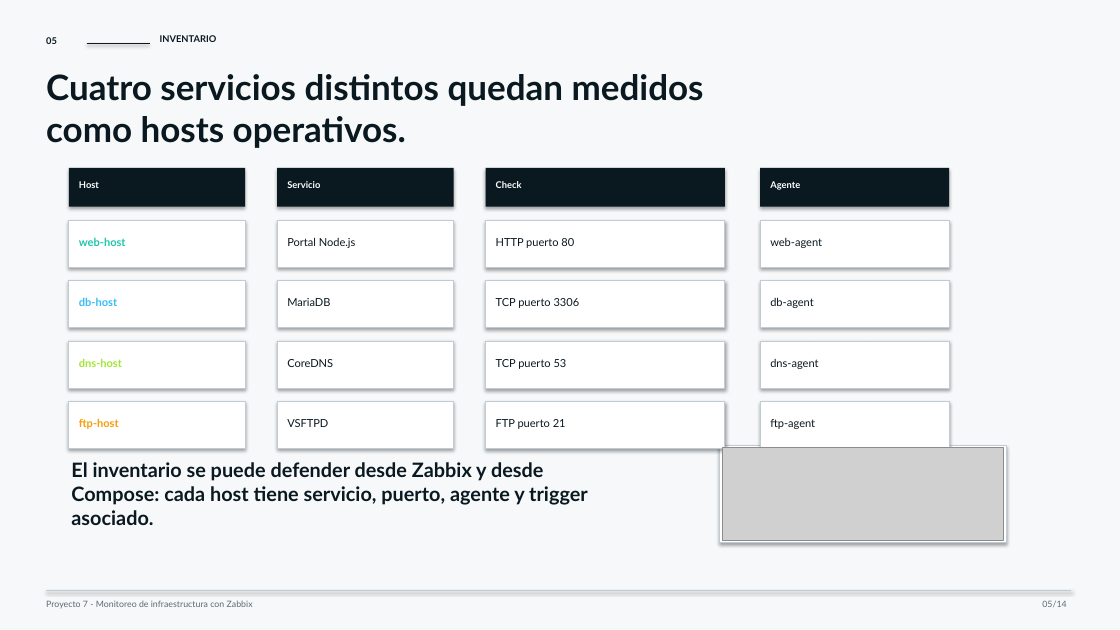
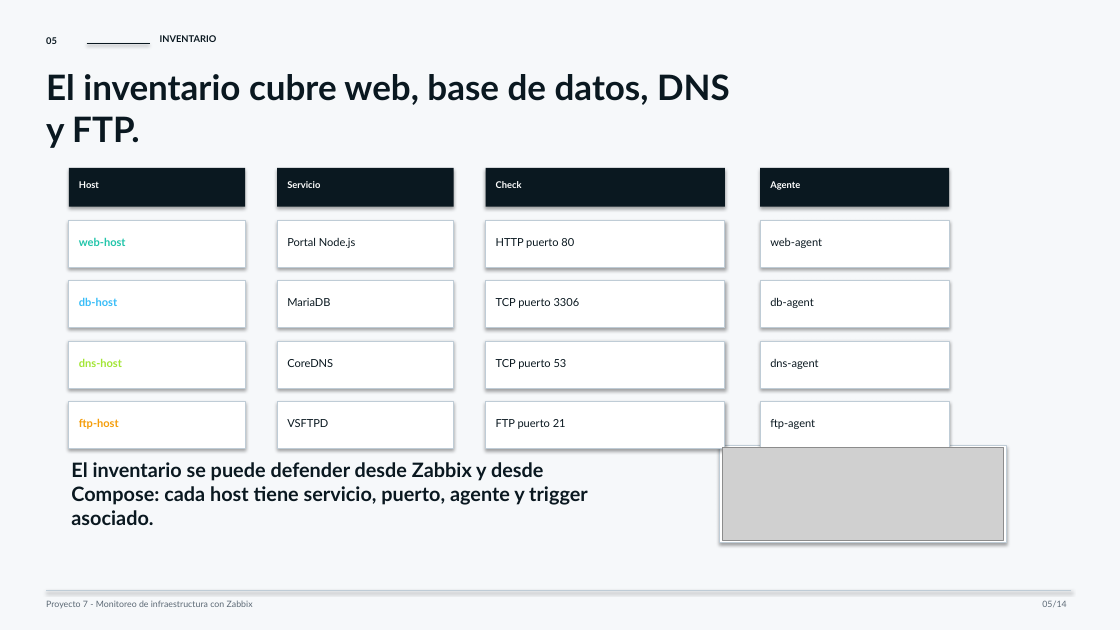
Before and after one commit to ballesterossmartsolutionssas/Proyecto7-Zabbix, a slide deck: slide 5 of entrega-final/Presentacion_Proyecto7_Zabbix.pptx. Drawn at 1120x630 pixels with LibreOffice and Linux fonts; fonts in the diff are those of the drawing; grey boxes stand for pictures. Boxes give left, top, right and bottom in pixels: in the first picture for what was removed or moved away, otherwise in the second. Text is boxed around its words. In the diff, an @@ line names an element or a change of style, - is before the commit and + after.

```diff
--- a/entrega-final/Presentacion_Proyecto7_Zabbix.pptx
+++ b/entrega-final/Presentacion_Proyecto7_Zabbix.pptx
@@ text at (46,74,730,148): text changed @@
-Cuatro servicios distintos quedan medidos como hosts operativos.
+El inventario cubre web, base de datos, DNS y FTP.
```
Also in this commit, not shown: 13 other slides changed, 11 other files.
